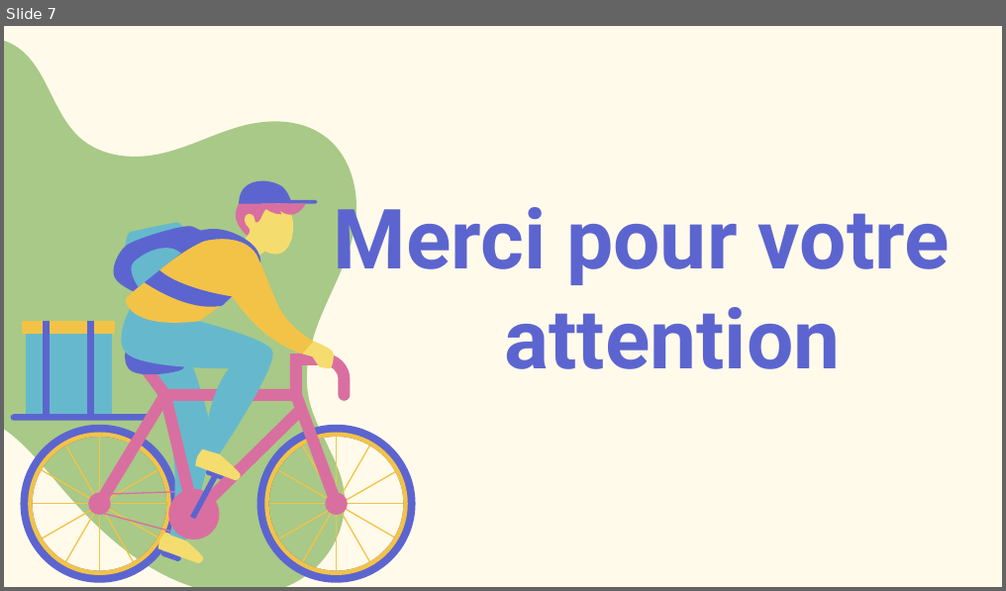
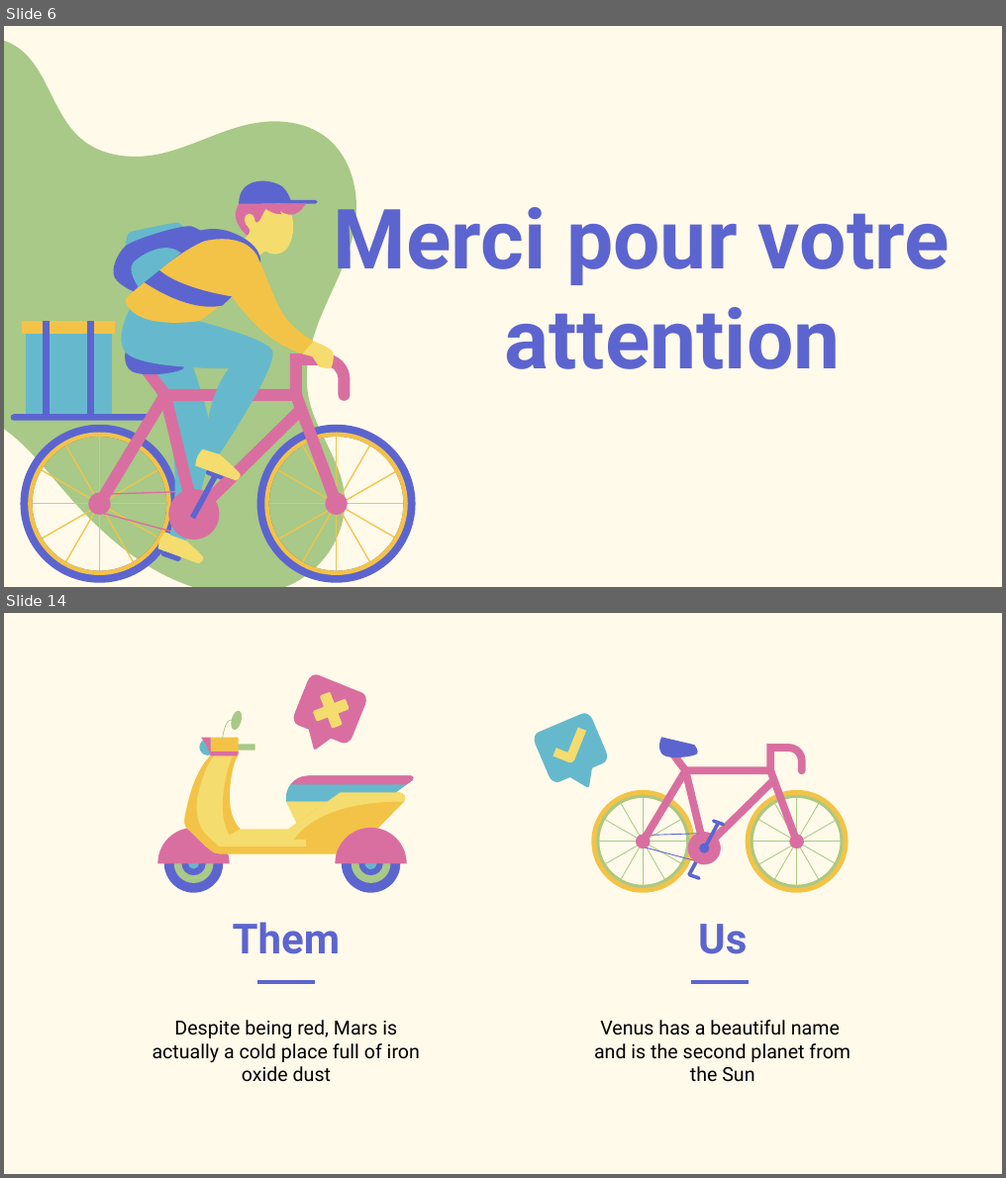
Before and after one commit to kerkazou/gestion_restauration_marhaba, a slide deck: Food Delivery App XL by Slidesgo.pptx. Shown one above the other, each under a label of ours: slide 7 before the commit, slides 6 and 14 after it; the slides between them are not shown. The pictures are 1006x591 and 1006x1178 pixels, drawn with LibreOffice and Linux fonts; fonts in the diff are those of the drawing. Boxes give left, top, right and bottom in pixels: in the first picture for what was removed or moved away, otherwise in the second. Text is boxed around its words. In the diff, an @@ line names an element or a change of style, - is before the commit and + after.

```diff
--- a/Food Delivery App XL by Slidesgo.pptx
+++ b/Food Delivery App XL by Slidesgo.pptx
@@ slide 14 added at box(4, 613, 1002, 1174), background #FFFAEA @@
@@ freeform shape added at box(284, 671, 368, 761), fill #D96FA0 @@
@@ freeform shape added at box(310, 689, 352, 732), fill #F5DC6E @@
@@ freeform shape added at box(532, 710, 616, 800), fill #66B9CC @@
@@ freeform shape added at box(547, 725, 596, 768), fill #F5DC6E @@
@@ freeform shape added at box(560, 730, 596, 764), fill #F5DC6E @@
@@ group added at box(157, 711, 415, 893): 28 freeform shapes @@
@@ group added at box(592, 737, 848, 892): 43 freeform shapes @@
@@ title added at box(233, 922, 340, 955), 30 pt, text #5C65CF, bold @@
+Them
@@ title added at box(698, 924, 746, 955), 30 pt, text #5C65CF, bold @@
+Us
@@ line added from (257, 982) to (314, 982), #5C65CF 3 pt @@
@@ line added from (692, 982) to (748, 982), #5C65CF 3 pt @@
@@ subtitle added at box(152, 1020, 420, 1082), 14 pt, text #000000 @@
+Despite being red, Mars is actually a cold place full of iron oxide dust
@@ subtitle added at box(594, 1020, 850, 1082), 14 pt, text #000000 @@
+Venus has a beautiful name
+and is the second planet from the Sun
@@ what was slide 7 is now slide 6 @@
```
Also in this commit, not shown: 2 slides changed, 87 other slides added, 2 slides removed, 3 other files.
